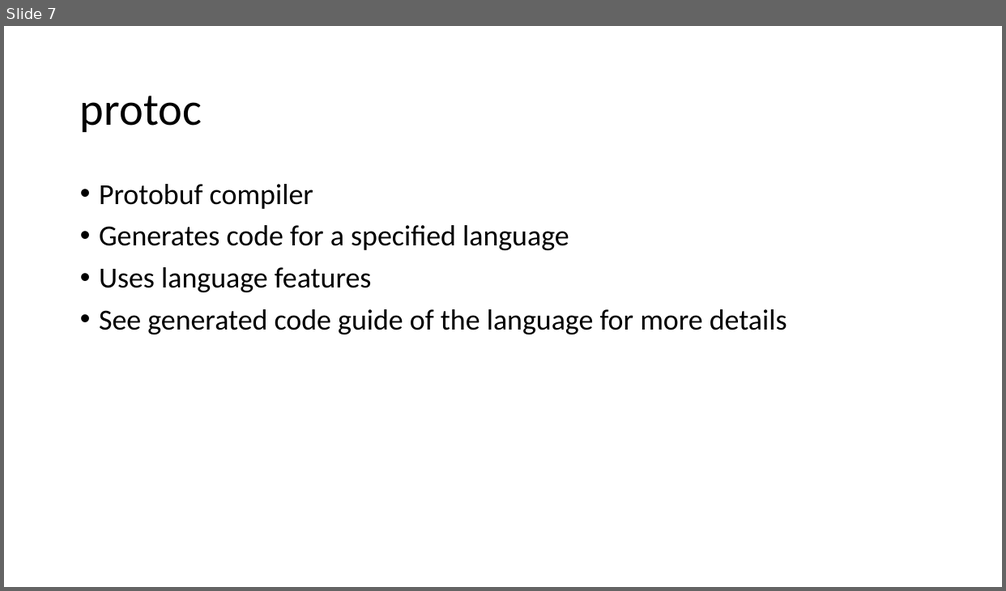
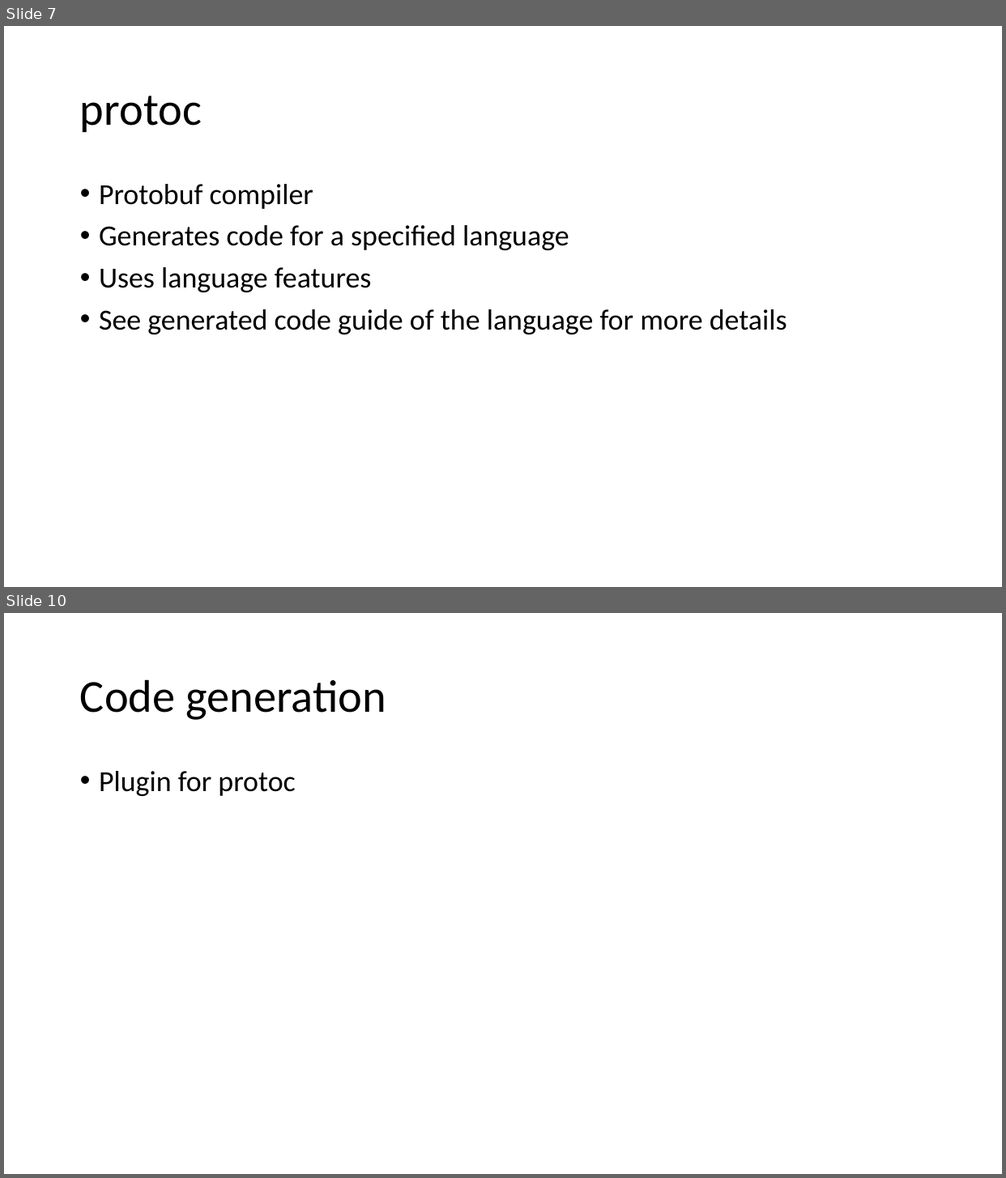
Before and after one commit to dsafa/grpc-demo, a slide deck: Presentation1.pptx. Shown one above the other, each under a label of ours: slide 7 before the commit, slides 7 and 10 after it; the slides between them are not shown. The pictures are 1006x591 and 1006x1178 pixels, drawn with LibreOffice and Linux fonts; fonts in the diff are those of the drawing. Boxes give left, top, right and bottom in pixels: in the first picture for what was removed or moved away, otherwise in the second. Text is boxed around its words. In the diff, an @@ line names an element or a change of style, - is before the commit and + after.

```diff
--- a/Presentation1.pptx
+++ b/Presentation1.pptx
@@ slide 10 added at bbox=[4, 613, 1002, 1174], background #FFFFFF @@
@@ title added at bbox=[80, 679, 386, 720], 44 pt, text #000000 @@
+Code generation
@@ text added at bbox=[99, 771, 295, 796], 28 pt, text #000000 @@
+• Plugin for protoc
```
Also in this commit, not shown: 2 slides changed, 2 other slides added.
